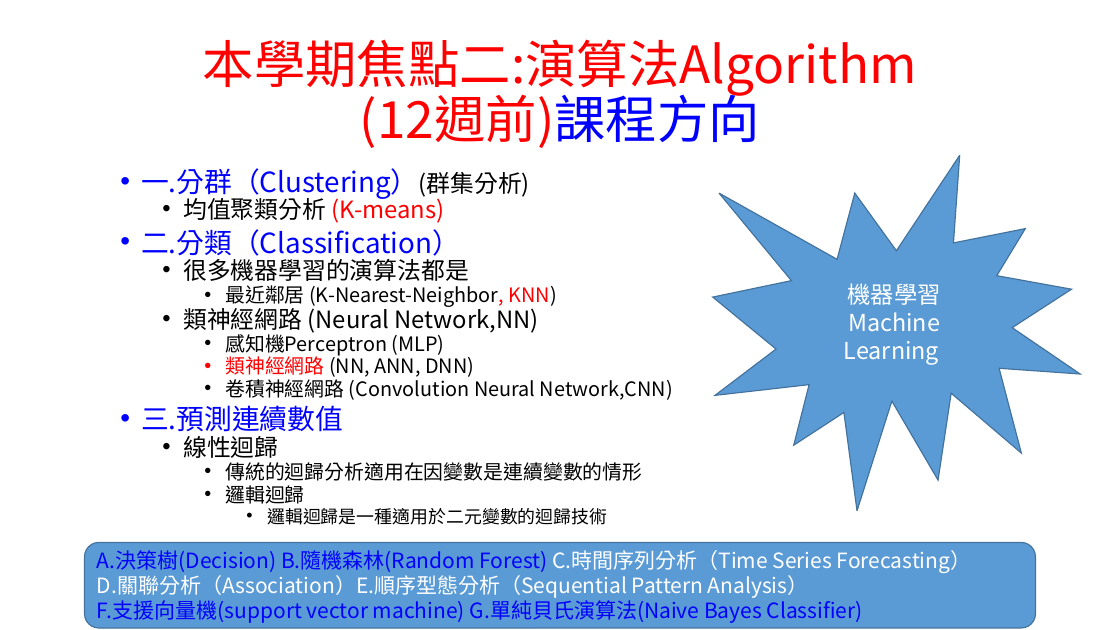
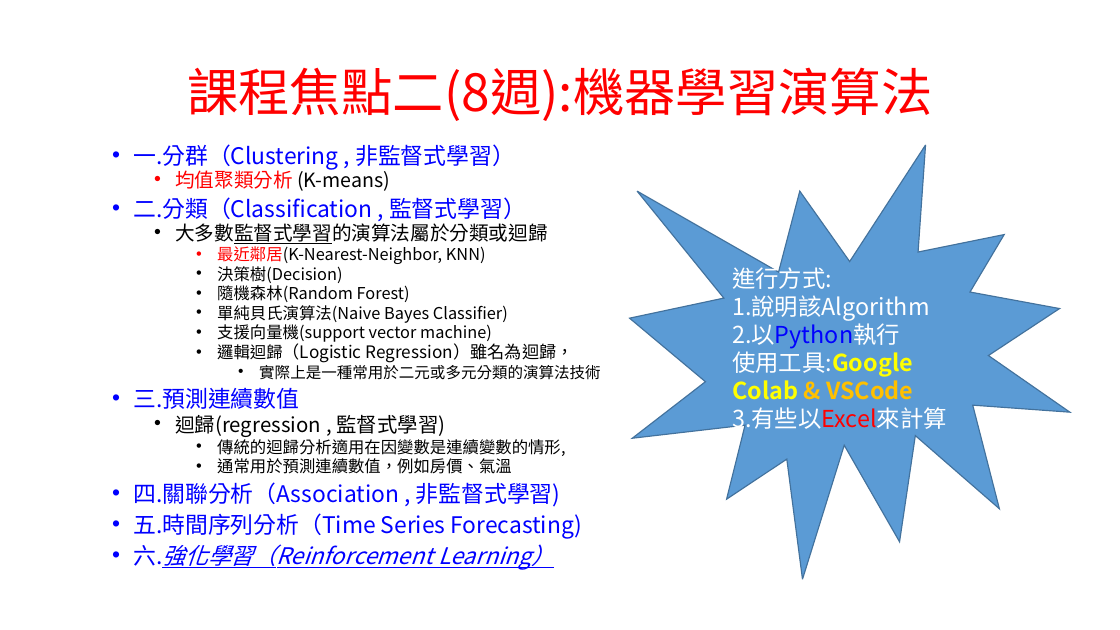
Before and after one commit to chih-chengwu/Data-Mining-MarkDown, a slide deck: slide 5 of 第一週_1.課堂規定及評量標準.pptx. Drawn at 1120x630 pixels with LibreOffice and Linux fonts; fonts in the diff are those of the drawing. Boxes give left, top, right and bottom in pixels: in the first picture for what was removed or moved away, otherwise in the second. Text is boxed around its words. In the diff, an @@ line names an element or a change of style, - is before the commit and + after.

```diff
--- a/第一週_1.課堂規定及評量標準.pptx
+++ b/第一週_1.課堂規定及評量標準.pptx
@@ title at [187, 67, 932, 121]: text changed @@
-本學期焦點二:演算法Algorithm
-(12週前)課程方向
+課程焦點二(8週):機器學習演算法
@@ text "一.分群（Clustering , 非監督式學習）": place and size @@
-text "一.分群（Clustering , 非監督式學習）" at [141, 168, 673, 525]
+text "一.分群（Clustering , 非監督式學習）" at [133, 144, 600, 570]
@@ text at [133, 144, 515, 170]: text changed; size 23.8 to 19.6 pt @@
-• 一.分群（Clustering）(群集分析)
+• 一.分群（Clustering , 非監督式學習）
@@ irregular seal "進行方式: 1.說明該Algorithm": place and size @@
-irregular seal "進行方式: 1.說明該Algorithm" at [712, 155, 1080, 511]
+irregular seal "進行方式: 1.說明該Algorithm" at [629, 145, 1070, 580]
@@ text at [133, 167, 390, 409]: size 20.4 to 16.8 pt in "均值聚類分析 (K-means)"; text colour #000000 to #FF0000 in "均值聚類分析"; text colour #FF0000 to #000000 in "(K-means)"; size 23.8 to 19.6 pt in "三.預測連續數值" @@
@@ text at [133, 197, 600, 380]: text changed; size 17 to 14 pt @@
-• 二.分類（Classification）
-  • 很多機器學習的演算法都是
-    • 最近鄰居 (K-Nearest-Neighbor, KNN)
-  • 類神經網路 (Neural Network,NN)
-    • 感知機Perceptron (MLP)
-    • 類神經網路 (NN, ANN, DNN)
-    • 卷積神經網路 (Convolution Neural Network,CNN)
+• 二.分類（Classification , 監督式學習）
+  • 大多數監督式學習的演算法屬於分類或迴歸
+    • 最近鄰居(K-Nearest-Neighbor, KNN)
+    • 決策樹(Decision)
+    • 隨機森林(Random Forest)
+    • 單純貝氏演算法(Naive Bayes Classifier)
+    • 支援向量機(support vector machine)
+    • 邏輯迴歸（Logistic Regression）雖名為迴歸，
+      • 實際上是一種常用於二元或多元分類的演算法技術
@@ text in irregular seal at [732, 264, 947, 434]: text changed @@
-機器學習
-Machine Learning
+進行方式:
+1.說明該Algorithm
+2.以Python執行
+使用工具:Google Colab & VSCode
+3.有些以Excel來計算
@@ text at [133, 415, 582, 570]: text changed; size 17 to 19.6 pt; text colour #000000 to #0000FF @@
-  • 線性迴歸
-    • 傳統的迴歸分析適用在因變數是連續變數的情形
-    • 邏輯迴歸
-      • 邏輯迴歸是一種適用於二元變數的迴歸技術
+  • 迴歸(regression , 監督式學習)
+    • 傳統的迴歸分析適用在因變數是連續變數的情形,
+    • 通常用於預測連續數值，例如房價、氣溫
+• 四.關聯分析（Association , 非監督式學習)
+• 五.時間序列分析（Time Series Forecasting)
+• 六.強化學習（Reinforcement Learning）
@@ rounded rectangle removed at [85, 543, 1036, 628] @@
-A.決策樹(Decision) B.隨機森林(Random Forest) C.時間序列分析（Time Series Forecasting）
-D.關聯分析（Association）E.順序型態分析（Sequential Pattern Analysis）
-F.支援向量機(support vector machine) G.單純貝氏演算法(Naive Bayes Classifier)
```
Also in this commit, not shown: 6 other slides changed, 1 other file.
